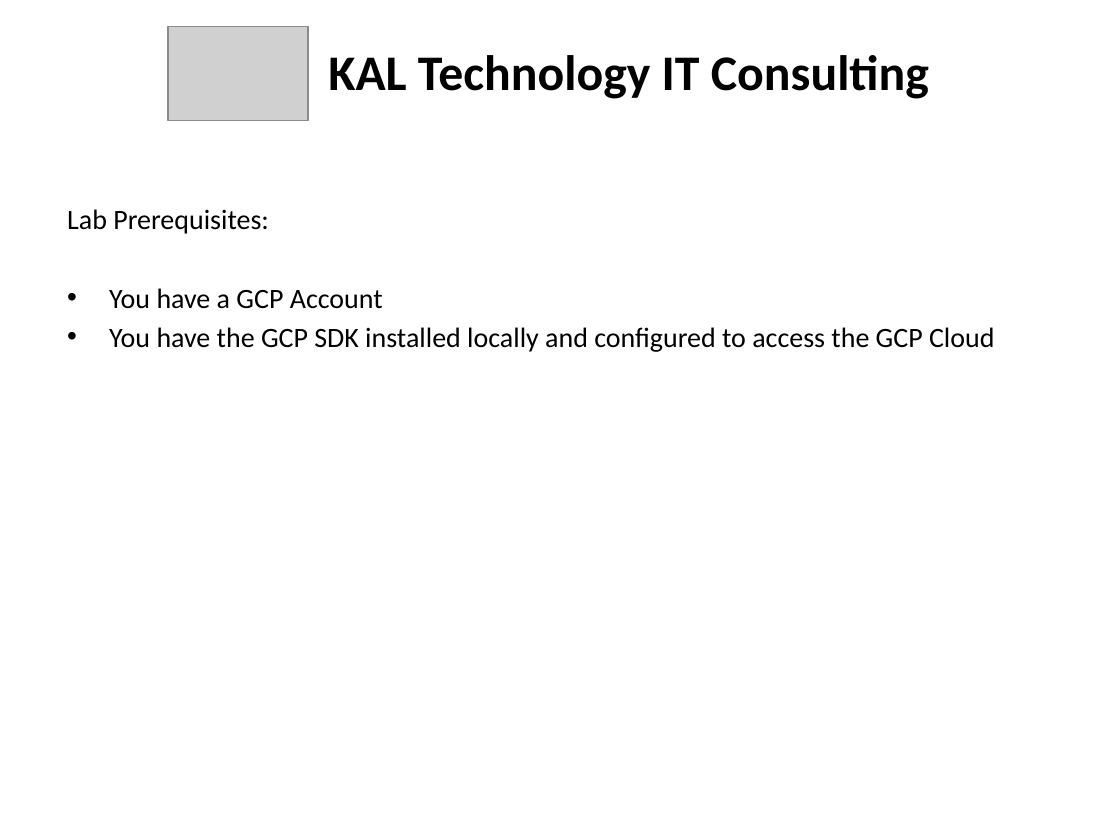
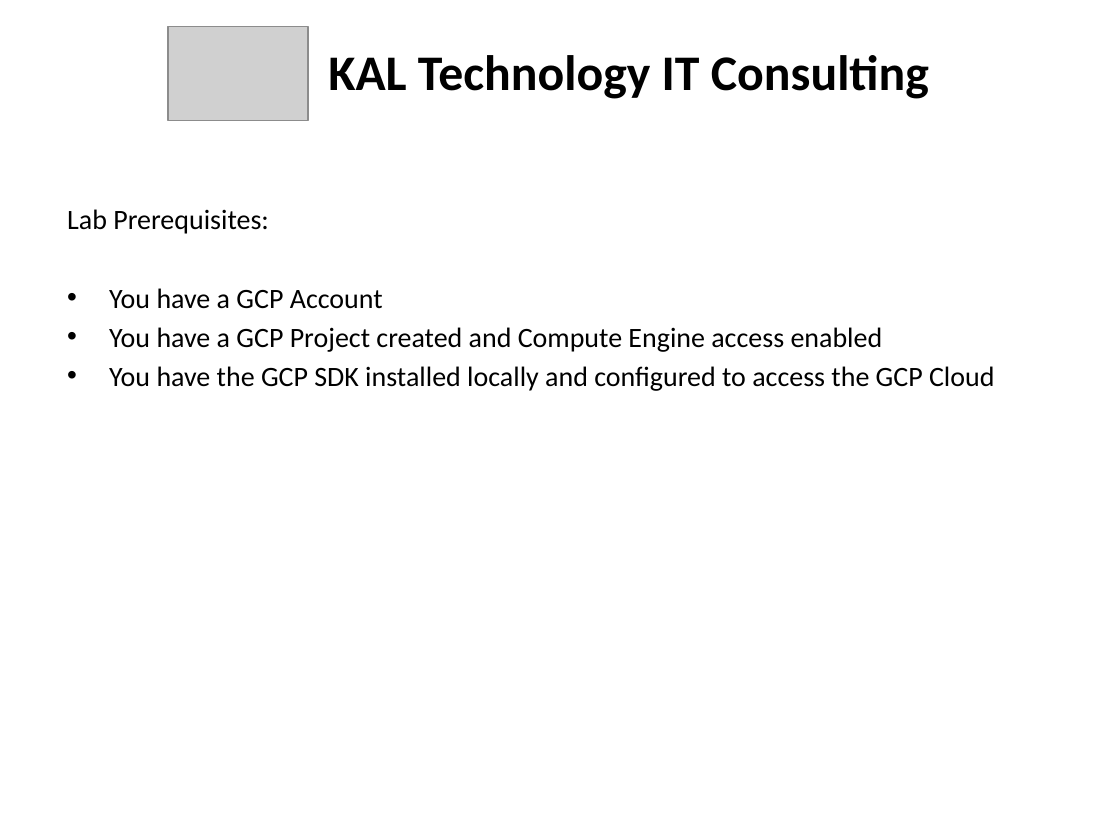
Before and after one commit to kskalvar/gcp-compute-ssh-self-signed-certificate, a slide deck: slide 4 of GCP Compute ssh Self-Signed-Certificate.pptx. Drawn at 1120x840 pixels with LibreOffice and Linux fonts; fonts in the diff are those of the drawing; grey boxes stand for pictures. Boxes give left, top, right and bottom in pixels: in the first picture for what was removed or moved away, otherwise in the second. Text is boxed around its words. In the diff, an @@ line names an element or a change of style, - is before the commit and + after.

```diff
--- a/GCP Compute ssh Self-Signed-Certificate.pptx
+++ b/GCP Compute ssh Self-Signed-Certificate.pptx
@@ text at bbox=[109, 327, 883, 352]: paragraph added @@
+• You have a GCP Project created and Compute Engine access enabled
```
Also in this commit, not shown: 1 other file.
